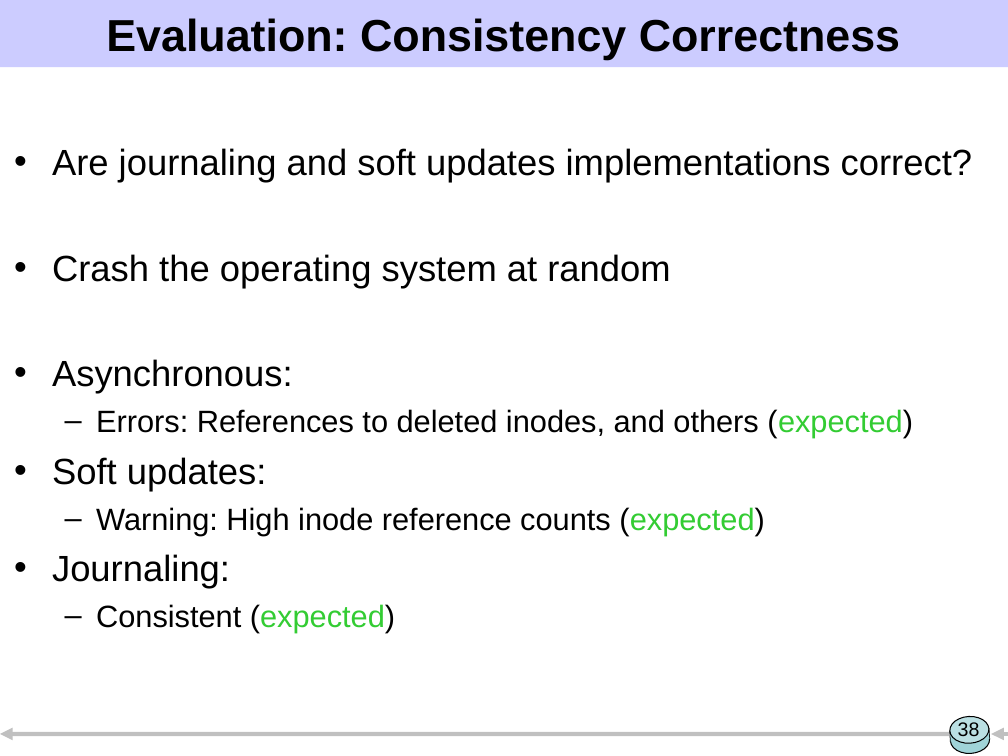
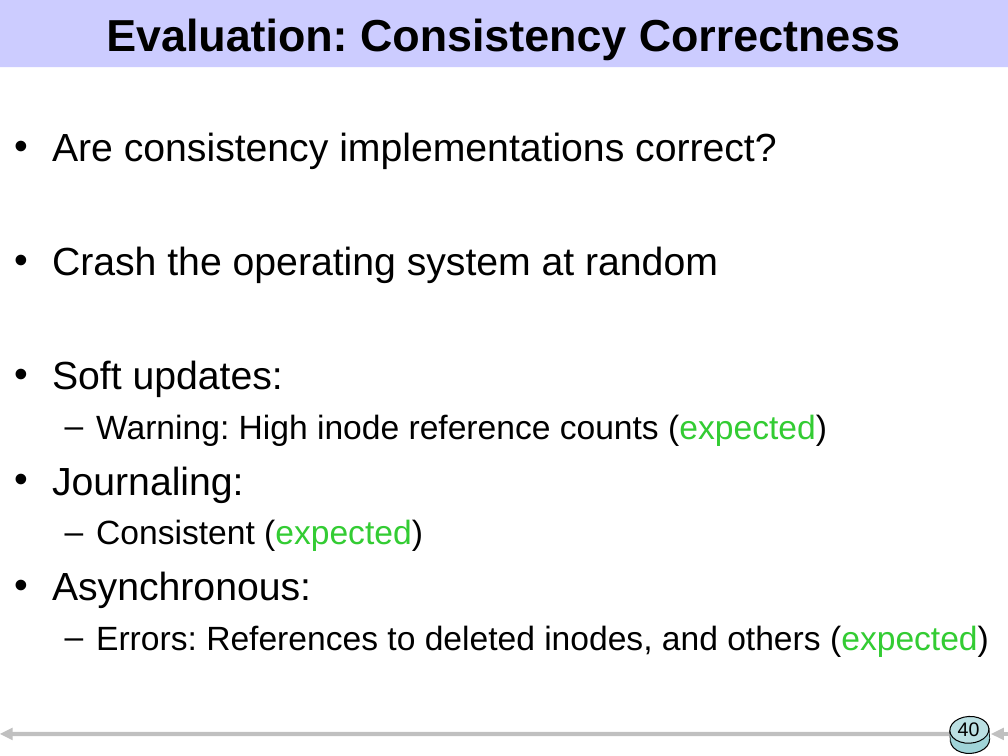
Before and after one commit to ucla-readable/fstitch-doc, a slide deck: slide 40 of sosp/pres.ppt (slide 38 before the commit). Drawn at 1008x756 pixels with LibreOffice and Linux fonts; fonts in the diff are those of the drawing. Boxes give left, top, right and bottom in pixels: in the first picture for what was removed or moved away, otherwise in the second. Text is boxed around its words. In the diff, an @@ line names an element or a change of style, - is before the commit and + after.

```diff
--- a/sosp/pres.ppt
+++ b/sosp/pres.ppt
@@ text "Are consistency implementations correct?": place and size @@
-text "Are consistency implementations correct?" at [52, 148, 972, 633]
+text "Are consistency implementations correct?" at [52, 132, 989, 657]
@@ text at [52, 132, 776, 169]: text changed; size 26 to 28 pt @@
-• Are journaling and soft updates implementations correct?
+• Are consistency implementations correct?
@@ text at [52, 246, 827, 551]: size 26 to 28 pt in "Crash the operating system at random", "Soft updates:", "Journaling:"; size 22 to 24 pt in "Warning: High inode reference counts (expected)", "Consistent (expected)" @@
@@ text at [52, 359, 913, 438]: paragraphs removed @@
-• Asynchronous:
-  – Errors: References to deleted inodes, and others (expected)
@@ text at [52, 571, 989, 657]: paragraphs added @@
+• Asynchronous:
+  – Errors: References to deleted inodes, and others (expected)
@@ page number at [958, 722, 980, 741]: text changed @@
-38
+40
```
Also in this commit, not shown: 18 other slides changed, 6 slides added, 4 slides removed.
